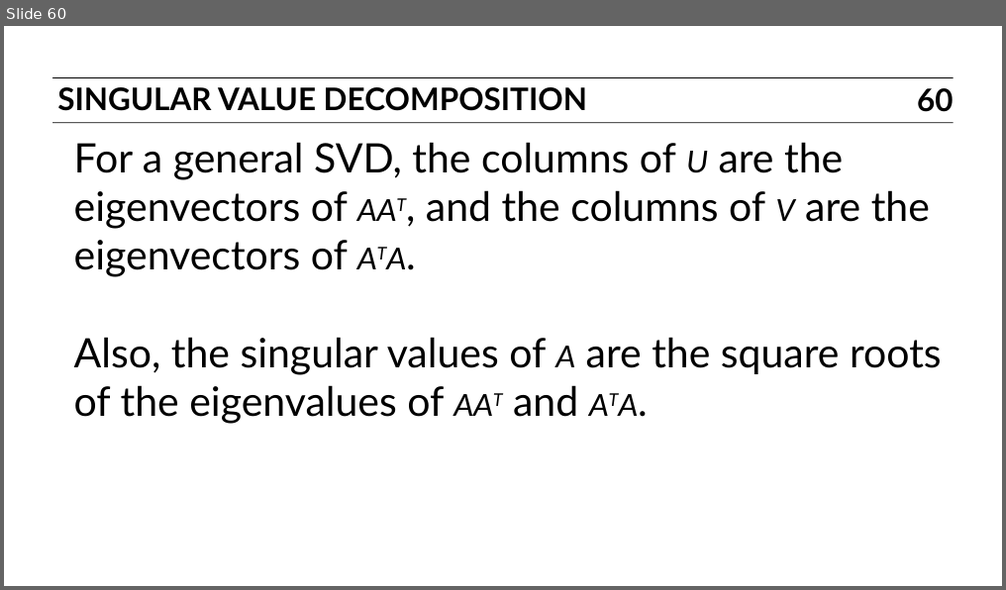
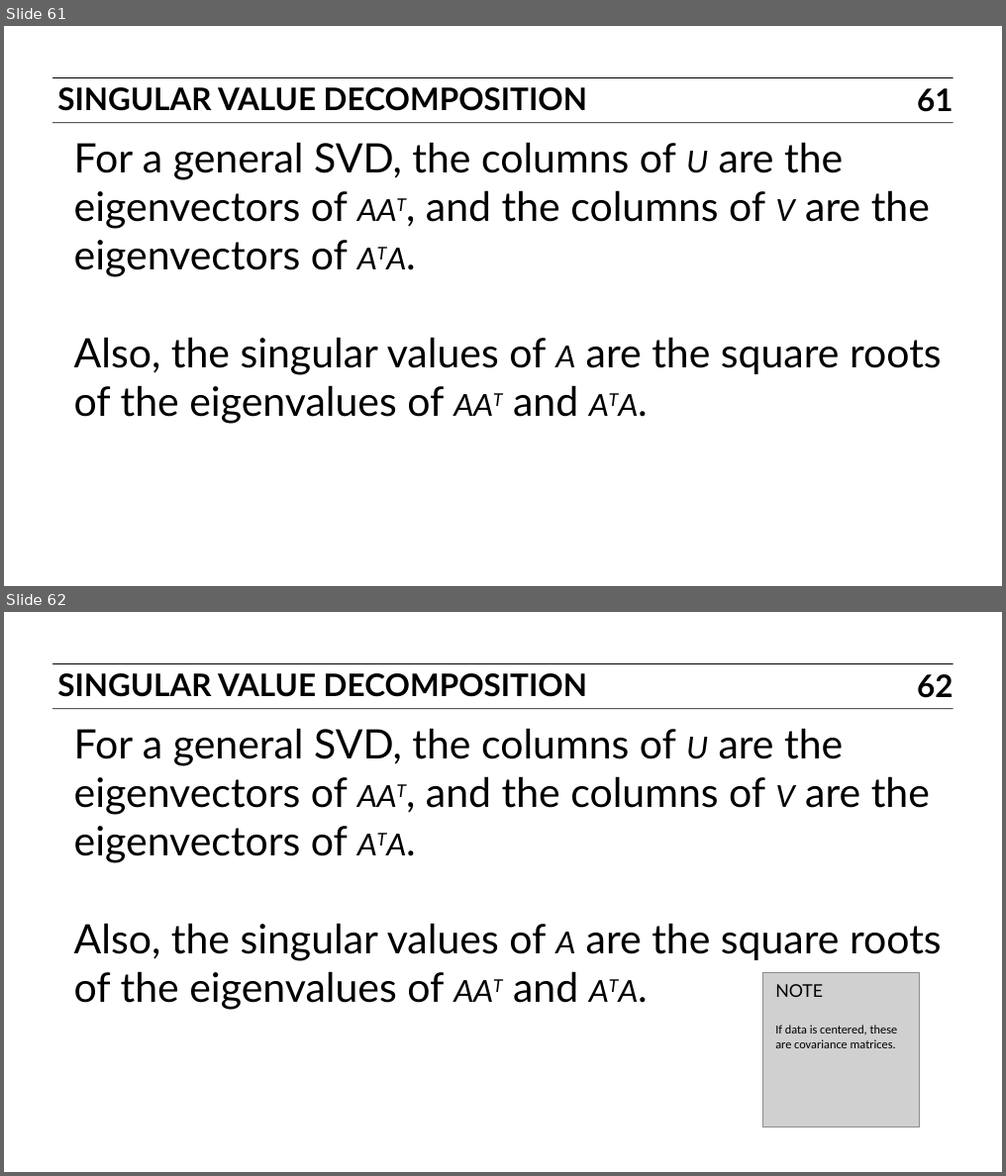
Before and after one commit to ajschumacher/gadsdc, a slide deck: 17-dim_reduc/slides.pptx. Shown one above the other, each under a label of ours: slide 60 before the commit, slides 61 and 62 after it. The pictures are 1006x590 and 1006x1176 pixels, drawn with LibreOffice and Linux fonts; fonts in the diff are those of the drawing; grey boxes stand for pictures. Boxes give left, top, right and bottom in pixels: in the first picture for what was removed or moved away, otherwise in the second. Text is boxed around its words. In the diff, an @@ line names an element or a change of style, - is before the commit and + after.

```diff
--- a/17-dim_reduc/slides.pptx
+++ b/17-dim_reduc/slides.pptx
@@ slide 62 added at (4, 612, 1002, 1172), background #FFFFFF; not listed: 2 template elements that a slide beside it also shows @@
@@ text added at (57, 673, 587, 697), 23 pt, text #000000, bold @@
+SINGULAR VALUE DECOMPOSITION
@@ page number added at (917, 674, 952, 698), 23 pt, text #000000, bold @@
+62
@@ text added at (74, 728, 942, 1010), 30 pt, text #000000 @@
+For a general SVD, the columns of U are the eigenvectors of AAT, and the columns of V are the eigenvectors of ATA.
+Also, the singular values of A are the square roots of the eigenvalues of AAT and ATA.
@@ picture added at (763, 973, 919, 1128) @@
@@ text added at (775, 984, 823, 997), 13 pt, text #000000 @@
+NOTE
@@ text added at (775, 1025, 898, 1049), 9 pt, text #000000 @@
+If data is centered, these are covariance matrices.
@@ what was slide 60 is now slide 61 @@
@@ page number at (917, 88, 952, 112): text changed @@
-60
+61
```
Also in this commit, not shown: 11 slides changed, 9 other slides added, 1 other file.
